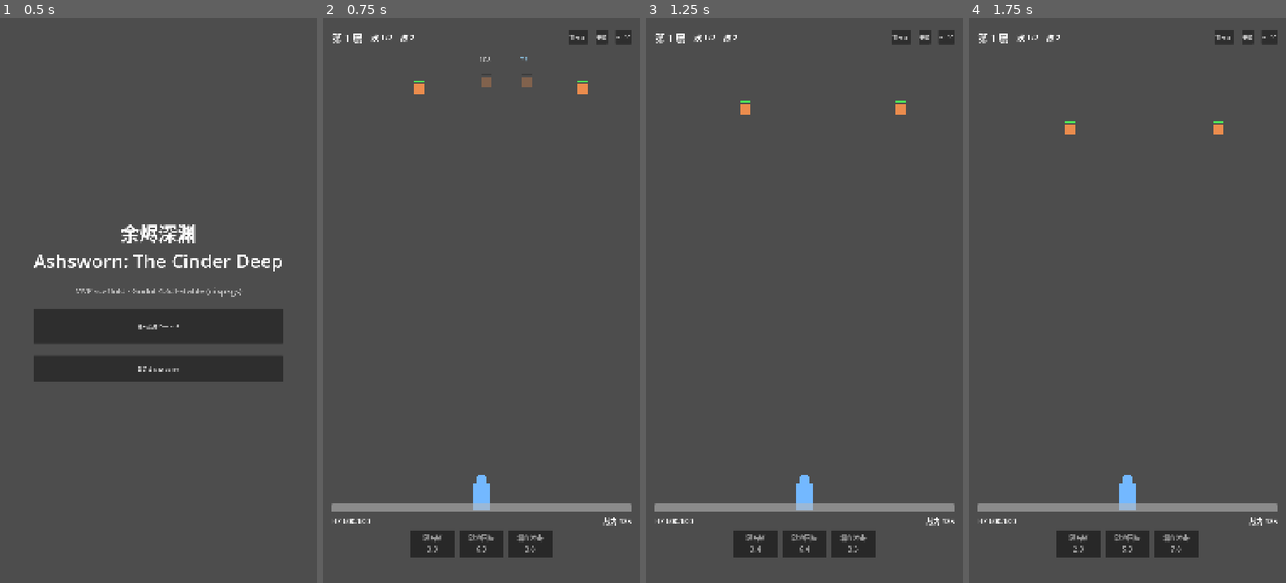
Above: before the commit, frames 1-4 (left to right).
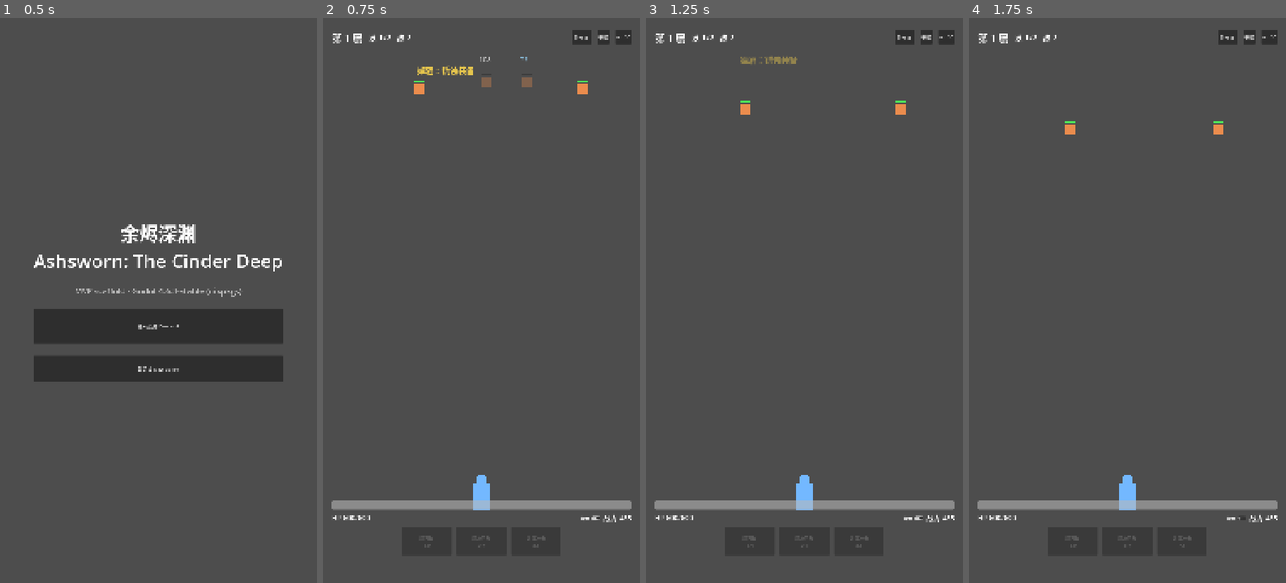
Above: after the commit, the same moments.

Repository: guanguiwensy/guan_game
Game: Godot game, scene res://src/scenes/main_menu.tscn
Same seed, same stepped clock (60 frames per second), same inputs: the game is played once before the commit and once after it.
Inputs (mouse positions are in pixels of both pictures, inside the frame that each line leads up to):
- Up to frame 1 (0.5 s): no input
- Up to frame 2 (0.75 s): click "进入深渊 Descend" at 0.5 s
- Up to frame 3 (1.25 s): no input
- Up to frame 4 (1.75 s): click (1235, 520) at 1.25 s, where only the run after the commit has a clickable "自动"

Frame 1 is identical in both runs. In frame 2, 2.0% of the frame differs, in the area x 2-98%, y 2-96%; in frame 3, 2.0%; in frame 4, 1.8%.

Commit message:
feat(feel): M5 — game feel polish
Screen shake (crit/boss/hero-hit, decaying), enemy hit-flash, crit damage-number pop, transient loot toast, auto-cast toggle (CheckButton), and tappable skill chips for manual cast. BattleEngine gains auto_cast flag + manual_cast() (additive — defaults preserve prior behavior). Verified: import 0 errors, 46/46 tests, battle.tscn 800-frame boot clean. MVP complete (M0-M5). Ref: production/milestones/mvp-milestones.md (M5).

Co-Authored-By: Claude Opus 4.8 <noreply@anthropic.com>

Diff:
--- a/src/combat/battle_engine.gd
+++ b/src/combat/battle_engine.gd
@@ -24,6 +24,7 @@
 const SPAWN_X_MAX := 920.0
 
 var state: int = STATE_RUNNING
+var auto_cast: bool = true     # M5: toggle for auto-releasing active skills
 var layer: int = 1
 var hero: CombatActor
 var enemies: Array[CombatActor] = []
@@ -126,9 +127,10 @@
 	var target := _nearest_enemy()
 	if target == null:
 		return
-	for s in _skills.ready_skills():
-		_cast_skill(s, target)
-		_skills.trigger(s)
+	if auto_cast:
+		for s in _skills.ready_skills():
+			_cast_skill(s, target)
+			_skills.trigger(s)
 	if hero.attack_cooldown <= 0.0 and hero.position.distance_to(target.position) <= hero.attack_range:
 		if _skills.auto_skill != null:
 			_apply_skill_damage(_skills.auto_skill, hero, target)
@@ -269,3 +271,19 @@
 	for s in _skills.actives:
 		out.append({"id": s.id, "name": s.display_name, "remaining": _skills.remaining(s.id), "cooldown": s.cooldown})
 	return out
+
+
+## Manually fire an active skill by id (M5 — tap a skill chip). Casts only if off cooldown
+## and a target exists. Returns true if it fired.
+func manual_cast(skill_id: StringName) -> bool:
+	if state != STATE_RUNNING:
+		return false
+	var target := _nearest_enemy()
+	if target == null:
+		return false
+	for s in _skills.actives:
+		if s.id == skill_id and _skills.is_ready(s):
+			_cast_skill(s, target)
+			_skills.trigger(s)
+			return true
+	return false
--- a/src/entities/damage_text.gd
+++ b/src/entities/damage_text.gd
@@ -27,6 +27,11 @@
 	label.position = Vector2(-24, -24)
 	add_child(label)
 
+	if _is_crit:   # M5: crits pop in
+		scale = Vector2(1.6, 1.6)
+		var st := create_tween()
+		st.tween_property(self, "scale", Vector2.ONE, 0.18).set_trans(Tween.TRANS_BACK).set_ease(Tween.EASE_OUT)
+
 	var tw := create_tween()
 	tw.tween_property(self, "position:y", position.y - 72.0, 0.6)
 	tw.parallel().tween_property(self, "modulate:a", 0.0, 0.6)
--- a/src/entities/enemy_view.gd
+++ b/src/entities/enemy_view.gd
@@ -5,12 +5,21 @@
 
 var actor: CombatActor
 var _dying := false
+var _flash := 0.0
+
+
+func hit_flash() -> void:
+	_flash = 1.0
 
 
 func sync() -> void:
 	if actor == null or _dying:
 		return
 	position = actor.position
+	if _flash > 0.0:
+		_flash = maxf(0.0, _flash - 0.12)
+		var b := 1.0 + _flash   # M5: briefly overbright on hit
+		modulate = Color(b, b, b)
 	queue_redraw()
 
 
--- a/src/scenes/battle.gd
+++ b/src/scenes/battle.gd
@@ -19,7 +19,10 @@
 var _affix_pool: Array = []
 var _paused := false
 var _run_counter := 0
+var _shake := 0.0
 var current_layer: int = 1
+
+const QUALITY_CN := {&"common": "锈蚀", &"magic": "灼印", &"rare": "淬火", &"epic": "焚誓", &"legendary": "渊心"}
 
 
 func _ready() -> void:
@@ -32,6 +35,8 @@
 	_hud.debug_jump.connect(start_layer)
 	_hud.inventory_pressed.connect(_open_inventory)
 	_hud.talents_pressed.connect(_open_talents)
+	_hud.skill_tapped.connect(_on_skill_tapped)
+	_hud.auto_toggled.connect(_on_auto_toggled)
 
 	_result = ResultPanel.new()
 	add_child(_result)
@@ -57,6 +62,9 @@
 	_clear_views()
 	_result.hide_panel()
 	_paused = false
+	_shake = 0.0
+	if _world != null:
+		_world.position = Vector2.ZERO
 
 	_stage = GameData.get_stage(current_layer)
 	if _stage == null:
@@ -100,6 +108,15 @@
 	for actor in _views:
 		_views[actor].sync()
 	_hud.update_live(_engine)
+	_update_shake(delta)
+
+
+func _update_shake(delta: float) -> void:
+	if _shake > 0.0:
+		_shake = maxf(0.0, _shake - delta * 40.0)
+		_world.position = Vector2(randf_range(-1.0, 1.0), randf_range(-1.0, 1.0)) * _shake
+	elif _world.position != Vector2.ZERO:
+		_world.position = Vector2.ZERO
 
 
 func _make_hero() -> CombatActor:
@@ -155,17 +172,26 @@
 	if item != null:
 		Player.add_loot(item)
 		_hud.set_inventory_count(Player.equipment.inventory.size())
+		_hud.notify_loot("%s装备" % QUALITY_CN.get(item.quality, "新"))
 
 
 func _on_hit_landed(target_id: int, amount: float, is_crit: bool, element: StringName) -> void:
 	var pos: Vector2
 	if target_id == 0:
 		pos = _engine.hero.position
+		_shake = maxf(_shake, 5.0)   # M5: hero got hit
 	else:
 		var a: CombatActor = _actor_by_id.get(target_id)
 		if a == null:
 			return
 		pos = a.position
+		var v: EnemyView = _views.get(a)
+		if v != null:
+			v.hit_flash()
+		if a.is_boss:
+			_shake = maxf(_shake, 7.0)
+	if is_crit:
+		_shake = maxf(_shake, 11.0)   # M5: crits punch
 	var dt := DamageText.new()
 	dt.setup(int(round(amount)), is_crit, element)
 	dt.position = pos + Vector2(0.0, -50.0)
@@ -224,5 +250,18 @@
 		_hud.update_live(_engine)
 
 
+func _on_skill_tapped(index: int) -> void:
+	if _engine == null:
+		return
+	var status: Array = _engine.skill_status()
+	if index >= 0 and index < status.size():
+		_engine.manual_cast(status[index]["id"])
+
+
+func _on_auto_toggled(on: bool) -> void:
+	if _engine != null:
+		_engine.auto_cast = on
+
+
 func _go_menu() -> void:
 	get_tree().change_scene_to_file("res://src/scenes/main_menu.tscn")
--- a/src/ui/battle_hud.gd
+++ b/src/ui/battle_hud.gd
@@ -1,13 +1,16 @@
 class_name BattleHud
 extends CanvasLayer
-## Portrait battle HUD (GDD §0): layer/wave/enemies up top, hero HP + power + skill bar
-## at the bottom. Built in code (placeholder styling; visual polish is M5). Read-only —
-## it reads BattleEngine state each frame, it does not drive logic.
+## Portrait battle HUD (GDD §0): layer/wave/enemies up top; hero HP + power + auto-cast
+## toggle + tappable skill chips at the bottom; transient loot toasts. Read-only on combat
+## state — it reads BattleEngine each frame and emits intent signals; it never drives logic.
 
 signal debug_jump(layer: int)
 signal inventory_pressed()
 signal talents_pressed()
+signal skill_tapped(index: int)
+signal auto_toggled(on: bool)
 
+var _root: Control
 var _inv_button: Button
 var _layer_label: Label
 var _wave_label: Label
@@ -15,14 +18,14 @@
 var _hp_bar: ProgressBar
 var _hp_label: Label
 var _power_label: Label
-var _chips: Array = []   # [{name: Label, cd: Label, panel: PanelContainer}]
+var _chips: Array = []   # Array[Button]
 
 
 func _ready() -> void:
-	var root := Control.new()
-	root.set_anchors_preset(Control.PRESET_FULL_RECT)
-	root.mouse_filter = Control.MOUSE_FILTER_IGNORE
-	add_child(root)
+	_root = Control.new()
+	_root.set_anchors_preset(Control.PRESET_FULL_RECT)
+	_root.mouse_filter = Control.MOUSE_FILTER_IGNORE
+	add_child(_root)
 
 	# --- top bar ---
 	var top := HBoxContainer.new()
@@ -30,8 +33,8 @@
 	top.offset_top = 40
 	top.offset_left = 30
 	top.offset_right = -30
-	top.add_theme_constant_override("separation", 28)
-	root.add_child(top)
+	top.add_theme_constant_override("separation", 22)
+	_root.add_child(top)
 	_layer_label = _mk_label("第 1 层", 34)
 	_wave_label = _mk_label("波 0/0", 26)
 	_enemies_label = _mk_label("敌 0", 26)
@@ -57,12 +60,12 @@
 	# --- bottom box ---
 	var bottom := VBoxContainer.new()
 	bottom.set_anchors_preset(Control.PRESET_BOTTOM_WIDE)
-	bottom.offset_top = -270
+	bottom.offset_top = -280
 	bottom.offset_bottom = -40
 	bottom.offset_left = 30
 	bottom.offset_right = -30
 	bottom.add_theme_constant_override("separation", 12)
-	root.add_child(bottom)
+	_root.add_child(bottom)
 
 	_hp_bar = ProgressBar.new()
 	_hp_bar.custom_minimum_size = Vector2(0, 30)
@@ -76,6 +79,11 @@
 	var sp2 := Control.new()
 	sp2.size_flags_horizontal = Control.SIZE_EXPAND_FILL
 	row.add_child(sp2)
+	var auto_btn := CheckButton.new()
+	auto_btn.text = "自动"
+	auto_btn.button_pressed = true
+	auto_btn.toggled.connect(func(on: bool) -> void: auto_toggled.emit(on))
+	row.add_child(auto_btn)
 	_power_label = _mk_label("战力 0", 24)
 	row.add_child(_power_label)
 
@@ -84,19 +92,12 @@
 	chips.alignment = BoxContainer.ALIGNMENT_CENTER
 	bottom.add_child(chips)
 	for i in 3:
-		var panel := PanelContainer.new()
-		panel.custom_minimum_size = Vector2(150, 92)
-		var vb := VBoxContainer.new()
-		vb.alignment = BoxContainer.ALIGNMENT_CENTER
-		panel.add_child(vb)
-		var nm := _mk_label("—", 22)
-		nm.horizontal_alignment = HORIZONTAL_ALIGNMENT_CENTER
-		var cd := _mk_label("", 26)
-		cd.horizontal_alignment = HORIZONTAL_ALIGNMENT_CENTER
-		vb.add_child(nm)
-		vb.add_child(cd)
-		chips.add_child(panel)
-		_chips.append({"name": nm, "cd": cd, "panel": panel})
+		var chip := Button.new()
+		chip.custom_minimum_size = Vector2(170, 96)
+		chip.text = "—"
+		chip.pressed.connect(func() -> void: skill_tapped.emit(i))
+		chips.add_child(chip)
+		_chips.append(chip)
 
 
 func set_layer_number(layer_num: int) -> void:
@@ -106,6 +107,22 @@
 func set_inventory_count(n: int) -> void:
 	if _inv_button != null:
 		_inv_button.text = "背包 (%d)" % n
+
+
+## Transient "loot dropped" toast (M5).
+func notify_loot(text: String) -> void:
+	if _root == null:
+		return
+	var t := Label.new()
+	t.text = "掉落：" + text
+	t.add_theme_font_size_override("font_size", 28)
+	t.add_theme_color_override("font_color", Color(1.0, 0.85, 0.3))
+	t.position = Vector2(320, 170)
+	_root.add_child(t)
+	var tw := t.create_tween()
+	tw.tween_property(t, "position:y", 120.0, 0.7)
+	tw.parallel().tween_property(t, "modulate:a", 0.0, 1.1)
+	tw.tween_callback(t.queue_free)
 
 
 func update_live(engine: Variant) -> void:
@@ -119,20 +136,22 @@
 
 	var status: Array = engine.skill_status()
 	for i in _chips.size():
-		var chip: Dictionary = _chips[i]
+		var chip: Button = _chips[i]
 		if i < status.size():
 			var st: Dictionary = status[i]
-			chip["name"].text = String(st["name"]).split(" ")[0]
+			var nm: String = String(st["name"]).split(" ")[0]
 			var rem: float = st["remaining"]
 			if rem > 0.0:
-				chip["cd"].text = "%.1f" % rem
-				chip["panel"].modulate = Color(0.6, 0.6, 0.6)
+				chip.text = "%s\n%.1f" % [nm, rem]
+				chip.disabled = true
+				chip.modulate = Color(0.6, 0.6, 0.6)
 			else:
-				chip["cd"].text = "就绪"
-				chip["panel"].modulate = Color(1, 1, 1)
+				chip.text = "%s\n就绪" % nm
+				chip.disabled = false
+				chip.modulate = Color(1, 1, 1)
 		else:
-			chip["name"].text = "—"
-			chip["cd"].text = ""
+			chip.text = "—"
+			chip.disabled = true
 
 
 func _mk_label(text: String, size: int) -> Label:
